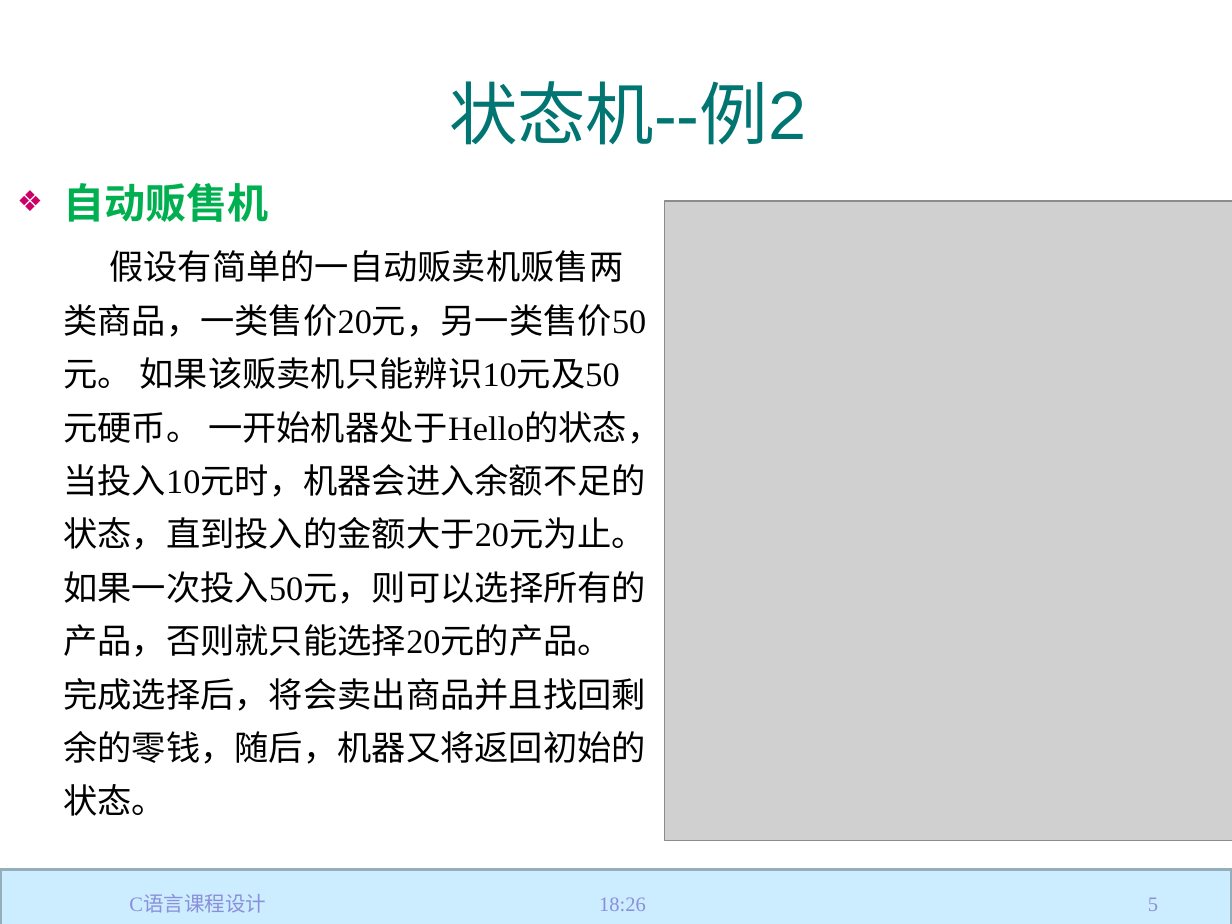
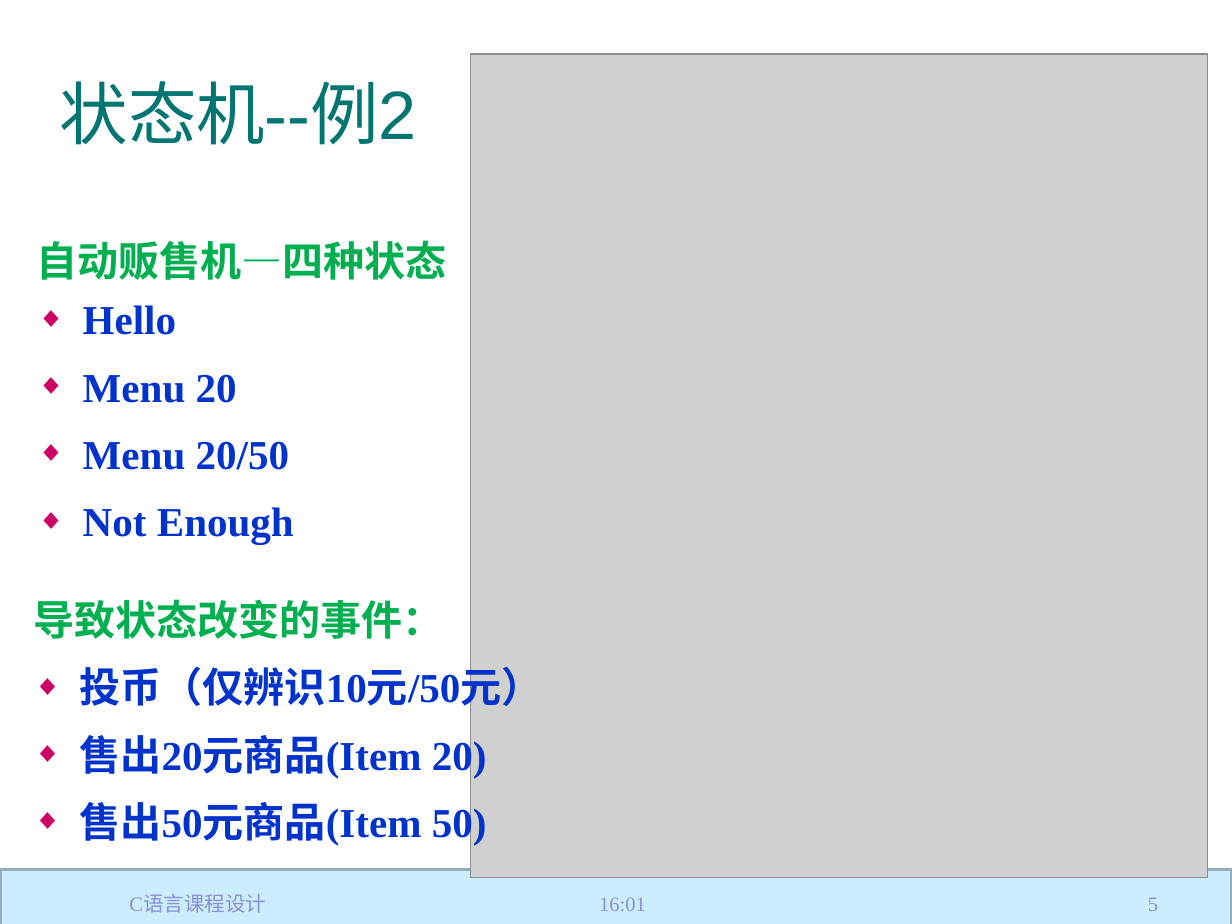
Before and after one commit to jtrfid/C-Repositories, a slide deck: slide 5 of 2017/C语言课程设计/C语言课程设计.pptx. Drawn at 1232x924 pixels with LibreOffice and Linux fonts; fonts in the diff are those of the drawing; grey boxes stand for pictures; background and template pictures are left out. Boxes give left, top, right and bottom in pixels: in the first picture for what was removed or moved away, otherwise in the second. Text is boxed around its words. In the diff, an @@ line names an element or a change of style, - is before the commit and + after.

```diff
--- a/2017/C语言课程设计/C语言课程设计.pptx
+++ b/2017/C语言课程设计/C语言课程设计.pptx
@@ title "状态机--例2" at (60, 81, 417, 145): alignment centre to left @@
@@ picture: place and size @@
-picture at (664, 201, 1232, 840)
+picture at (471, 54, 1207, 877)
@@ text at (36, 240, 447, 280): text changed; size 20 to 24 pt; text colour #000000 to #00B050; bold on @@
-❖ 自动贩售机
-假设有简单的一自动贩卖机贩售两类商品，一类售价20元，另一类售价50元。 如果该贩卖机只能辨识10元及50元硬币。 一开始机器处于Hello的状态，当投入10元时，机器会进入余额不足的状态，直到投入的金额大于20元为止。 如果一次投入50元，则可以选择所有的产品，否则就只能选择20元的产品。 完成选择后，将会卖出商品并且找回剩余的零钱，随后，机器又将返回初始的状态。
+自动贩售机—四种状态
@@ text added at (83, 305, 294, 544), 24 pt, text #0033CC, bold @@
+◆ Hello
+◆ Menu 20
+◆ Menu 20/50
+◆ Not Enough
@@ text added at (33, 599, 542, 846), 24 pt, text #0033CC, bold @@
+导致状态改变的事件：
+◆ 投币（仅辨识10元/50元）
+◆ 售出20元商品(Item 20)
+◆ 售出50元商品(Item 50)
@@ text at (599, 897, 646, 911): text changed @@
-18:26
+16:01
```
Also in this commit, not shown: 53 other slides changed, 3 slides added, 2 other files.
